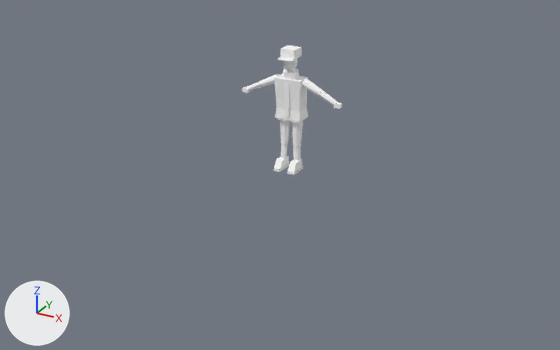
What one commit did to the Blender file ArtSource/Pedestrians/Blender/LastRouteFerryman3D.blend.
One viewpoint serves both versions: a camera (50 mm lens) standing at (4.8, -9.05, 4.37) and looking at (-0.09, -0.16, -0.08). Lighting does not change. The marker at lower left points along +X, +Y and +Z. The picture after the commit comes second.

The first picture shows 'CLO_CoatChest', 'CLO_CoatHem', 'CLO_Collar', 'CLO_Sleeve.L', 'CLO_Sleeve.R', 'CLO_SleeveLower.L', 'CLO_SleeveLower.R', 'CLO_TrouserLower.L', 'CLO_TrouserLower.R', 'CLO_TrouserUpper.L', 'CLO_TrouserUpper.R', 'GEO_Boot.L', 'GEO_Boot.R' and 8 more.
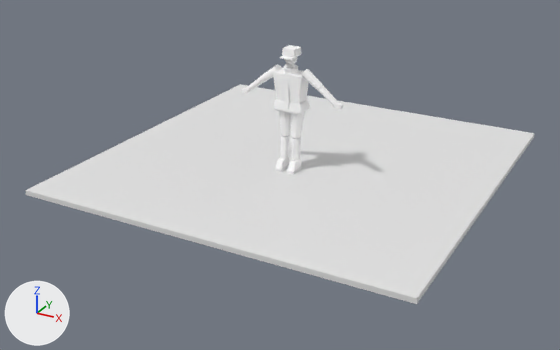
Boxes (x1, y1, x2, y2) around the edits, measured in the pictures (560 x 350 px):
'PreviewGround', added
    after: (25, 84, 534, 304)
'CLO_CoatChest', moved
    before: (274, 73, 308, 100)
    after: (273, 68, 309, 94)
'CLO_CoatHem', moved
    before: (275, 108, 308, 122)
    after: (273, 99, 310, 114)
'CLO_TrouserUpper.L', moved
    before: (292, 121, 303, 147)
    after: (291, 112, 305, 138)
'CLO_Sleeve.L', moved
    before: (302, 78, 323, 97)
    after: (301, 69, 323, 90)
'CLO_TrouserUpper.R', moved
    before: (280, 120, 290, 145)
    after: (279, 111, 291, 136)
'CLO_Sleeve.R', moved
    before: (260, 74, 280, 87)
    after: (260, 64, 282, 82)
'CLO_TrouserLower.L', moved
    before: (293, 146, 301, 161)
    after: (291, 137, 301, 161)
'CLO_Collar', moved
    before: (283, 68, 299, 79)
    after: (284, 64, 298, 74)
'CLO_TrouserLower.R', moved
    before: (281, 144, 288, 158)
    after: (280, 135, 289, 159)
'CLO_SleeveLower.L', moved
    before: (319, 91, 336, 104)
    after: (318, 85, 337, 104)
'GEO_Boot.R', moved
    before: (274, 156, 289, 170)
    after: (276, 156, 289, 170)
'GEO_Boot.L', moved
    before: (288, 159, 303, 173)
    after: (287, 160, 301, 172)
'CLO_SleeveLower.R', moved
    before: (247, 81, 261, 91)
    after: (247, 77, 264, 90)

The change, as a list of edits to the scene's bpy script:
```text
Add mat_mat_previewground:
    mat_mat_previewground = principled_material('MAT_PreviewGround')
    mat_mat_previewground.base_color = (0.8, 0.8, 0.8)  # white #e7e7e7
Add me_previewground_mesh:
    me_previewground_mesh.from_pydata(...)  # a box spanning x -2.75..2.75, y -2.4..3.1, z -0.07..0.0
    me_previewground_mesh.materials.append(mat_mat_previewground)  # white #e7e7e7
Change ob_clo_collar:
    ob_clo_collar.location: (0.0, -0.01, 1.335) -> (0.0, -0.01, 1.41)
Change ob_clo_coatchest:
    ob_clo_coatchest.location: (0.0, 0.0, 1.12) -> (0.0, 0.0, 1.205)
Change ob_clo_coathem:
    ob_clo_coathem.location: (0.0, 0.008, 0.7) -> (0.0, 0.008, 0.835)
Change ob_clo_sleeve_l:
    ob_clo_sleeve_l.location: (0.208, -0.004, 1.292) -> (0.21, -0.004, 1.424)
Change ob_clo_sleevelower_l:
    ob_clo_sleevelower_l.location: (0.47, -0.01, 1.175) -> (0.455, -0.012, 1.25)
Change ob_clo_trouserupper_l:
    ob_clo_trouserupper_l.location: (0.083, 0.012, 0.75) -> (0.092, 0.01, 0.878)
Change ob_clo_trouserlower_l:
    ob_clo_trouserlower_l.location: (0.103, -0.012, 0.354) -> (0.088, -0.014, 0.485)
Change ob_geo_boot_l:
    ob_geo_boot_l.location: (0.112, -0.026, 0.095) -> (0.096, -0.022, 0.095)
Change ob_clo_sleeve_r:
    ob_clo_sleeve_r.location: (-0.208, 0.004, 1.292) -> (-0.208, 0.005, 1.418)
Change ob_clo_sleevelower_r:
    ob_clo_sleevelower_r.location: (-0.47, -0.01, 1.175) -> (-0.453, -0.008, 1.244)
Change ob_clo_trouserupper_r:
    ob_clo_trouserupper_r.location: (-0.083, -0.004, 0.75) -> (-0.092, -0.004, 0.878)
Change ob_clo_trouserlower_r:
    ob_clo_trouserlower_r.location: (-0.103, 0.012, 0.354) -> (-0.088, 0.01, 0.485)
Change ob_geo_boot_r:
    ob_geo_boot_r.location: (-0.112, 0.018, 0.095) -> (-0.096, 0.014, 0.095)
Add ob_previewground:
    ob_previewground = bpy.data.objects.new('PreviewGround', me_previewground_mesh)
    ob_previewground.location = (0.0, 0.0, 0.0)
```
